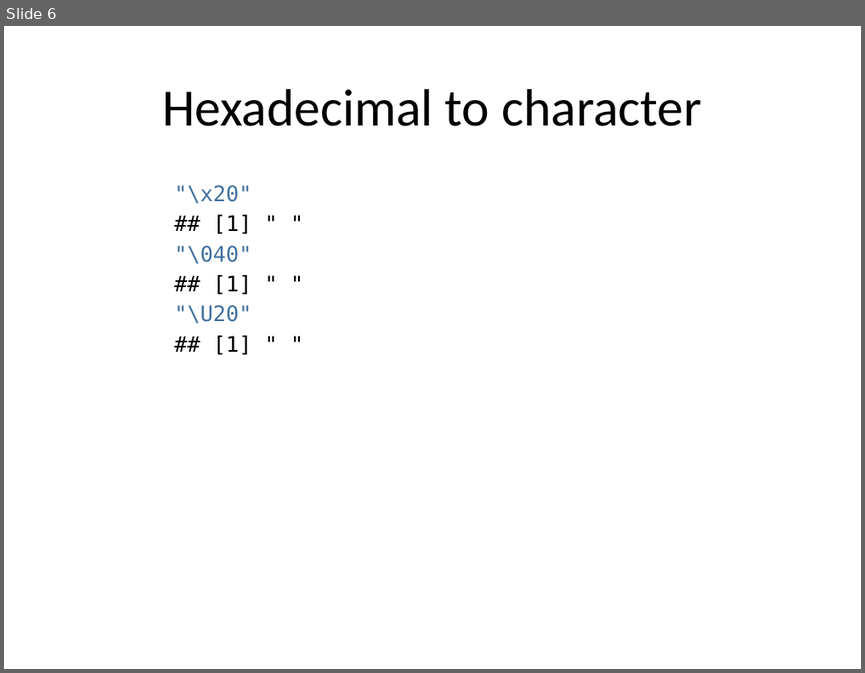
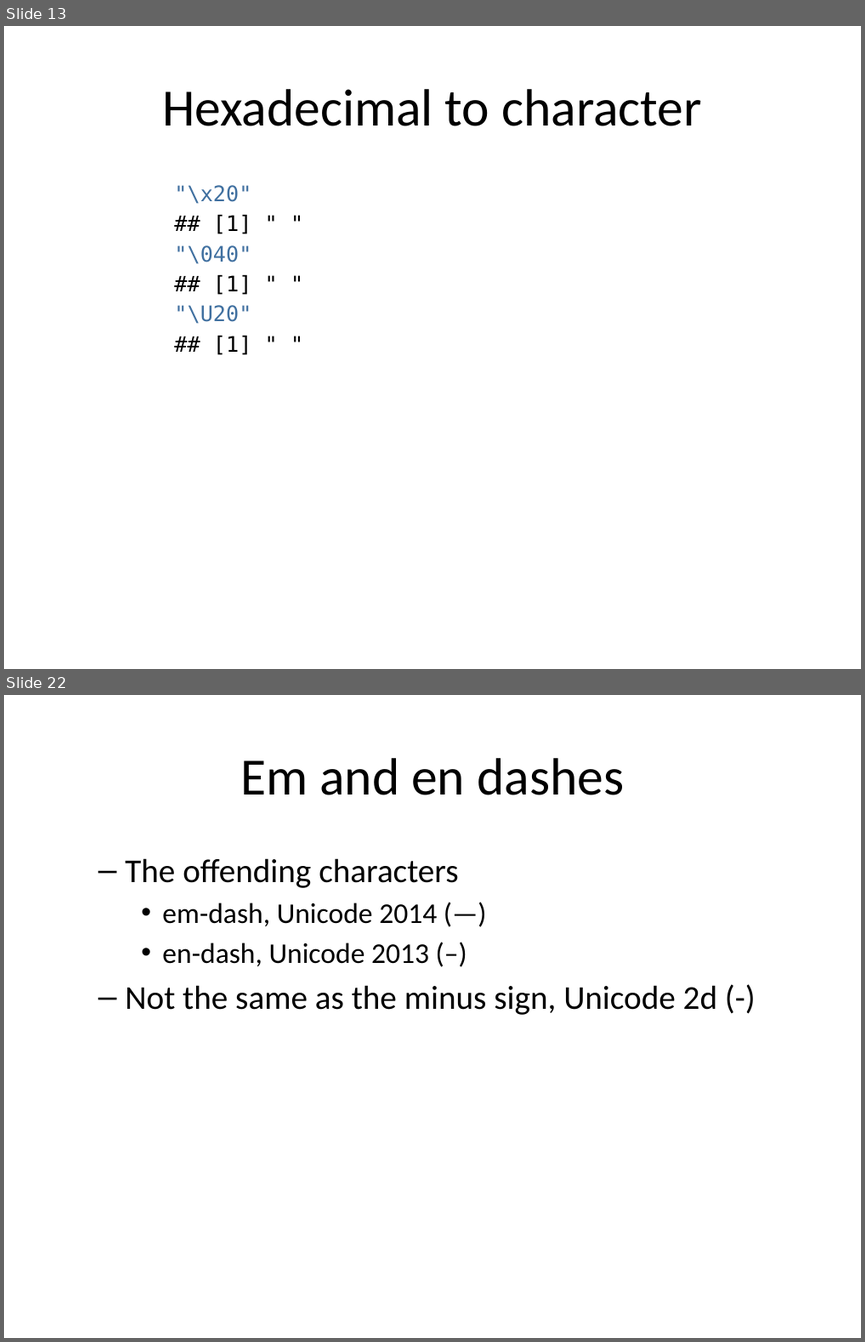
Before and after one commit to pmean/oddball-characters, a slide deck: results/oddball-characters.pptx. Shown one above the other, each under a label of ours: slide 6 before the commit, slides 13 and 22 after it; the slides between them are not shown. The pictures are 865x673 and 865x1342 pixels, drawn with LibreOffice and Linux fonts; fonts in the diff are those of the drawing. Boxes give left, top, right and bottom in pixels: in the first picture for what was removed or moved away, otherwise in the second. Text is boxed around its words. In the diff, an @@ line names an element or a change of style, - is before the commit and + after.

```diff
--- a/results/oddball-characters.pptx
+++ b/results/oddball-characters.pptx
@@ slide 22 added at (4,695,861,1338), background #FFFFFF @@
@@ title added at (240,758,624,795), 44 pt, text #000000 @@
+Em and en dashes
@@ text added at (125,858,717,1015), 28 pt, text #000000 @@
+  – The offending characters
+    • em-dash, Unicode 2014 (—)
+    • en-dash, Unicode 2013 (–)
+  – Not the same as the minus sign, Unicode 2d (-)
@@ what was slide 6 is now slide 13 @@
```
Also in this commit, not shown: 2 slides changed, 16 other slides added, 9 other files.
